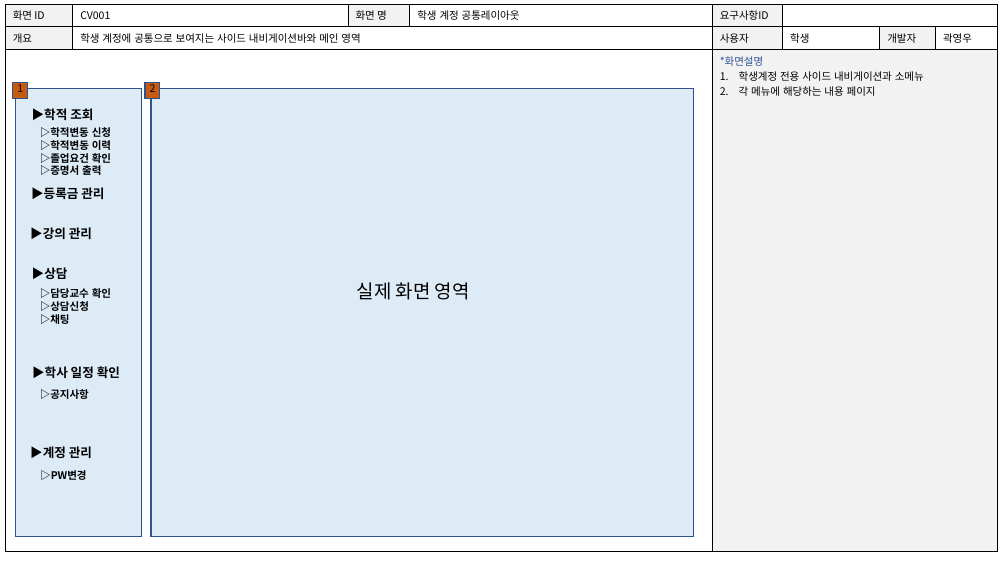
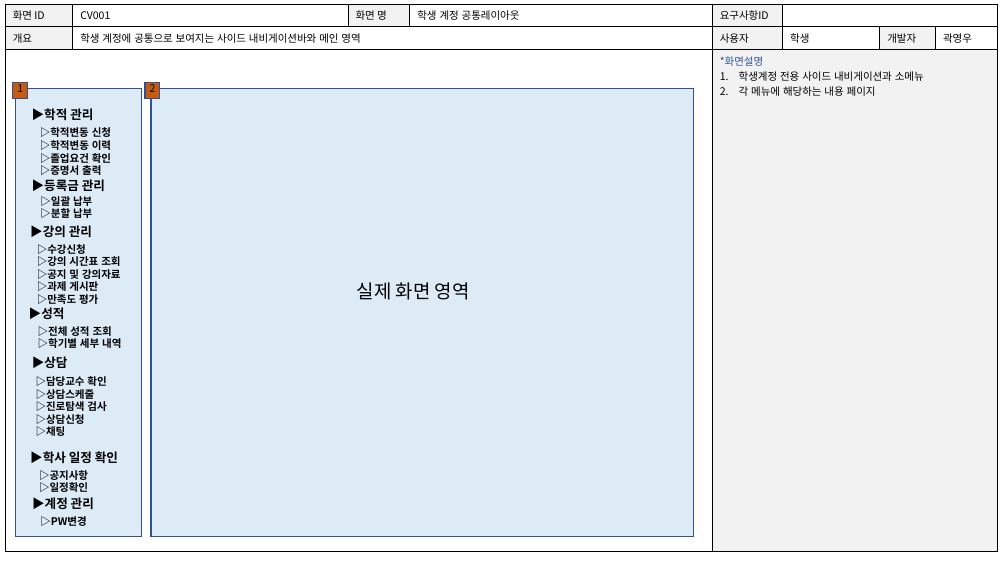
Before and after one commit to weather0/yd_Final01, a slide deck: slide 1 of 문서/작성중/(작업중-최신!)디자인통합222.pptx. Drawn at 1008x567 pixels with LibreOffice and Linux fonts; fonts in the diff are those of the drawing. Boxes give left, top, right and bottom in pixels: in the first picture for what was removed or moved away, otherwise in the second. Text is boxed around its words. In the diff, an @@ line names an element or a change of style, - is before the commit and + after.

```diff
--- a/문서/작성중/(작업중-최신!)디자인통합222.pptx
+++ b/문서/작성중/(작업중-최신!)디자인통합222.pptx
@@ text at [32, 108, 93, 120]: text changed @@
-▶학적 조회
+▶학적 관리
@@ text "▶등록금 관리": place and size @@
-text "▶등록금 관리" at [31, 187, 104, 199]
+text "▶등록금 관리" at [32, 179, 105, 191]
@@ text added at [40, 196, 92, 218], 10 pt, text #000000, bold @@
+▷일괄 납부
+▷분할 납부
@@ text added at [37, 244, 121, 304], 10 pt, text #000000, bold @@
+▷수강신청
+▷강의 시간표 조회
+▷공지 및 강의자료
+▷과제 게시판
+▷만족도 평가
@@ text added at [29, 307, 65, 319], 12 pt, text #000000, bold @@
+▶성적
@@ text added at [38, 326, 121, 348], 10 pt, text #000000, bold @@
+▷전체 성적 조회
+▷학기별 세부 내역
@@ text "▶상담": place and size @@
-text "▶상담" at [32, 267, 68, 279]
+text "▶상담" at [32, 356, 68, 368]
@@ text "▷담당교수 확인": place and size @@
-text "▷담당교수 확인" at [40, 288, 111, 324]
+text "▷담당교수 확인" at [36, 376, 106, 436]
@@ text at [36, 389, 106, 411]: paragraphs added @@
+▷상담스케줄
+▷진로탐색 검사
@@ text "▶학사 일정 확인": place and size @@
-text "▶학사 일정 확인" at [32, 366, 120, 378]
+text "▶학사 일정 확인" at [30, 451, 118, 463]
@@ text "▷공지사항": place and size @@
-text "▷공지사항" at [40, 389, 89, 399]
+text "▷공지사항" at [39, 470, 88, 492]
@@ text "▶계정 관리": place and size @@
-text "▶계정 관리" at [30, 446, 92, 458]
+text "▶계정 관리" at [32, 497, 94, 509]
@@ text at [39, 482, 88, 492]: paragraph added @@
+▷일정확인
@@ text "▷PW변경": place and size @@
-text "▷PW변경" at [40, 470, 86, 480]
+text "▷PW변경" at [40, 516, 86, 526]
```
Also in this commit, not shown: 30 other slides changed.
